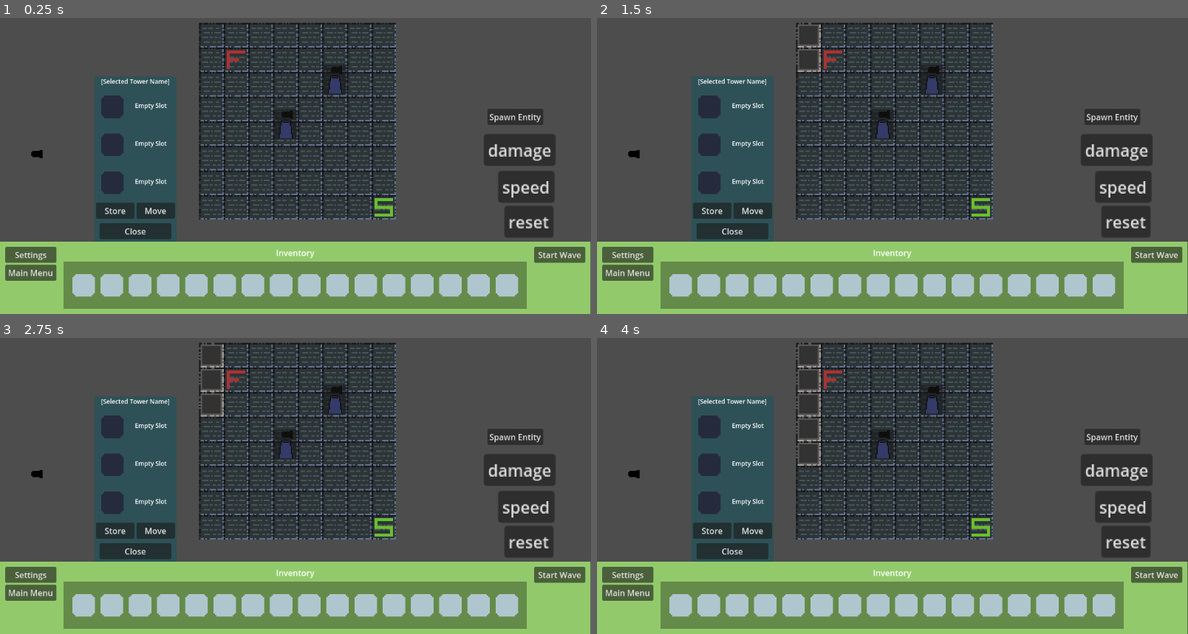
Above: before the commit, frames 1-4 (two rows, left to right).
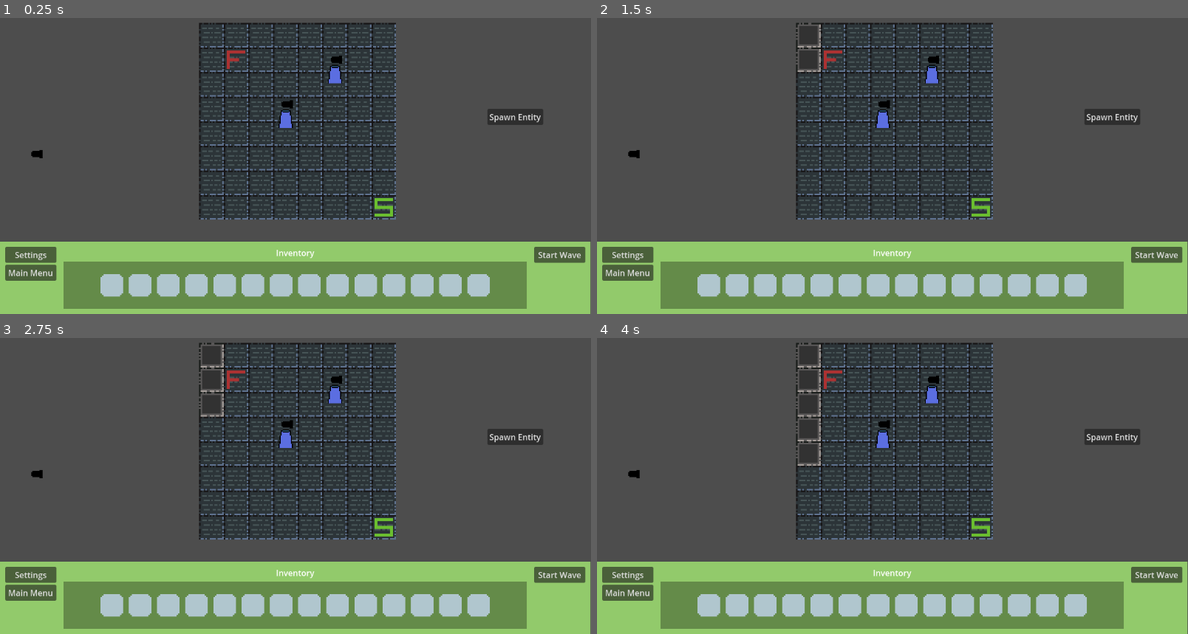
Above: after the commit, the same moments.

Repository: Shmupo/BrackeysGJ-TdGame
Game: Godot game, scene res://Scenes/TestScene.tscn
Two runs of this game, one before a commit and one after it. Both use one fixed random seed, a clock stepped at 60 frames per second and the inputs below.
Inputs (mouse positions are in pixels of both pictures, inside the frame that each line leads up to):
- Up to frame 1 (0.25 s): no input
- Up to frame 2 (1.5 s): click (809, 35) at 0.52 s; click (809, 59) at 1.27 s
- Up to frame 3 (2.75 s): click (212, 403) at 2.02 s
- Up to frame 4 (4 s): click (809, 429) at 2.77 s; click (809, 453) at 3.52 s

The runs differ from the first frame. In frame 1, 12% of the frame differs, in the area x 12-94%, y 12-95%; in frame 2, 12%; in frame 3, 12%; in frame 4, 12%.

Commit message:
Add ability to move tower

Diff:
--- a/Scenes/Components/ModsInventoryMenu.tscn
+++ b/Scenes/Components/ModsInventoryMenu.tscn
@@ -206,26 +206,6 @@
 [node name="ModSlotCenter" type="Node2D" parent="MarginContainer/ModsInventoryMenu/MidVBoxContainer/MarginContainer/ModsGridContainer/ModSlot14"]
 position = Vector2(25, 25)
 
-[node name="ModSlot15" type="TextureRect" parent="MarginContainer/ModsInventoryMenu/MidVBoxContainer/MarginContainer/ModsGridContainer"]
-custom_minimum_size = Vector2(50, 50)
-layout_mode = 2
-texture = ExtResource("2_1gw81")
-stretch_mode = 5
-script = ExtResource("3_3tsw1")
-
-[node name="ModSlotCenter" type="Node2D" parent="MarginContainer/ModsInventoryMenu/MidVBoxContainer/MarginContainer/ModsGridContainer/ModSlot15"]
-position = Vector2(25, 25)
-
-[node name="ModSlot16" type="TextureRect" parent="MarginContainer/ModsInventoryMenu/MidVBoxContainer/MarginContainer/ModsGridContainer"]
-custom_minimum_size = Vector2(50, 50)
-layout_mode = 2
-texture = ExtResource("2_1gw81")
-stretch_mode = 5
-script = ExtResource("3_3tsw1")
-
-[node name="ModSlotCenter" type="Node2D" parent="MarginContainer/ModsInventoryMenu/MidVBoxContainer/MarginContainer/ModsGridContainer/ModSlot16"]
-position = Vector2(25, 25)
-
 [node name="RightVBoxContainer" type="VBoxContainer" parent="MarginContainer/ModsInventoryMenu"]
 custom_minimum_size = Vector2(100, 0)
 layout_mode = 2
--- a/Scenes/Components/Tower/TestTower1.tscn
+++ b/Scenes/Components/Tower/TestTower1.tscn
@@ -7,27 +7,47 @@
 [ext_resource type="Script" path="res://Scripts/Tower/ShootingComponent.gd" id="5_4dxmy"]
 [ext_resource type="Script" path="res://Scripts/Tower/ModsComponent.gd" id="6_xh02y"]
 [ext_resource type="Script" path="res://Scripts/Tower/TowerMenuButton.gd" id="7_lcyod"]
+[ext_resource type="Script" path="res://Scripts/Tower/TowerDragComponent.gd" id="8_644ur"]
 
 [sub_resource type="CircleShape2D" id="CircleShape2D_s7i8f"]
 radius = 50.0
+
+[sub_resource type="StyleBoxEmpty" id="StyleBoxEmpty_7c56d"]
+
+[sub_resource type="StyleBoxEmpty" id="StyleBoxEmpty_6dc36"]
+
+[sub_resource type="StyleBoxEmpty" id="StyleBoxEmpty_rvaav"]
+
+[sub_resource type="StyleBoxEmpty" id="StyleBoxEmpty_7usg3"]
+
+[sub_resource type="StyleBoxEmpty" id="StyleBoxEmpty_6v8e0"]
+
+[sub_resource type="StyleBoxEmpty" id="StyleBoxEmpty_djygg"]
 
 [node name="TestTower1" type="Node2D"]
 script = ExtResource("1_w7taf")
 
 [node name="TowerBodySprite2D" type="Sprite2D" parent="."]
+position = Vector2(0, -10)
 texture = ExtResource("1_udgcx")
 
 [node name="TowerTurretSprite2D" type="Sprite2D" parent="."]
-position = Vector2(0, -8)
+position = Vector2(0, -18)
 texture = ExtResource("2_p2wjh")
+
+[node name="TowerDragComponent" type="Node2D" parent="."]
+position = Vector2(0, -10)
+script = ExtResource("8_644ur")
 
 [node name="TargetingComponent" type="Node" parent="."]
 script = ExtResource("3_8ihh2")
 
 [node name="ShootingComponent" type="Node2D" parent="."]
+position = Vector2(0, -10)
 script = ExtResource("5_4dxmy")
 
 [node name="TargetingArea2D" type="Area2D" parent="."]
+position = Vector2(0, -10)
 collision_layer = 0
 monitorable = false
 
@@ -40,9 +60,15 @@
 script = ExtResource("6_xh02y")
 
 [node name="TowerMenuButton" type="Button" parent="."]
-offset_left = -11.0
-offset_top = -13.0
-offset_right = 33.0
-offset_bottom = 45.0
+offset_left = -14.0
+offset_top = -27.0
+offset_right = 42.0
+offset_bottom = 47.0
 scale = Vector2(0.5, 0.5)
+theme_override_styles/focus = SubResource("StyleBoxEmpty_7c56d")
+theme_override_styles/hover_pressed_mirrored = SubResource("StyleBoxEmpty_6dc36")
+theme_override_styles/hover_pressed = SubResource("StyleBoxEmpty_rvaav")
+theme_override_styles/hover = SubResource("StyleBoxEmpty_7usg3")
+theme_override_styles/pressed = SubResource("StyleBoxEmpty_6v8e0")
+theme_override_styles/normal = SubResource("StyleBoxEmpty_djygg")
 script = ExtResource("7_lcyod")
--- a/Scenes/TestScene.tscn
+++ b/Scenes/TestScene.tscn
@@ -1,7 +1,8 @@
-[gd_scene load_steps=10 format=4 uid="uid://u0da0rqffi33"]
+[gd_scene load_steps=11 format=4 uid="uid://u0da0rqffi33"]
 
 [ext_resource type="PackedScene" uid="uid://7xucjjga5p5t" path="res://Scenes/Components/UserInteractableTileMap.tscn" id="1_oi0qw"]
 [ext_resource type="Texture2D" uid="uid://8jl5xsmjy2y1" path="res://Assets/TilemapPrototype1Sheet.png" id="2_e1nrq"]
+[ext_resource type="Script" path="res://Scripts/TileMap/BackgroundLayer.gd" id="2_ou5mf"]
 [ext_resource type="Script" path="res://Scripts/Entity/EntityManager.gd" id="3_hw5di"]
 [ext_resource type="PackedScene" uid="uid://dhauw1e87j6c7" path="res://Scenes/Components/Tower/TestTower1.tscn" id="4_iym6a"]
 [ext_resource type="PackedScene" uid="uid://s08lq8bnqkx0" path="res://Scenes/Components/Tower/TowerMenu.tscn" id="4_koogo"]
@@ -31,6 +32,7 @@
 scale = Vector2(3, 3)
 tile_map_data = PackedByteArray("AAAAAP//AAACAAAAAAD/////AAACAAAAAAD//wAAAAACAAAAAAAAAAAAAAACAAAAAAABAAAAAAACAAAAAAABAP …(944 unchanged characters)…
 tile_set = SubResource("TileSet_bmptf")
+script = ExtResource("2_ou5mf")
 
 [node name="UserInteractableTileMapLayer" parent="." instance=ExtResource("1_oi0qw")]
 position = Vector2(580, 272)
@@ -52,28 +54,8 @@
 position = Vector2(557, 275)
 scale = Vector2(2, 2)
 
-[node name="ResetUpgradesButton" type="Button" parent="TestTower1"]
-offset_left = 213.0
-offset_top = 81.0
-offset_right = 261.0
-offset_bottom = 112.0
-text = "reset"
-
-[node name="AddSpeed" type="Button" parent="TestTower1"]
-offset_left = 206.5
-offset_top = 46.5
-offset_right = 261.5
-offset_bottom = 77.5
-text = "speed"
-
-[node name="AddDamage" type="Button" parent="TestTower1"]
-offset_left = 192.5
-offset_top = 11.0
-offset_right = 262.5
-offset_bottom = 42.0
-text = "damage"
-
 [node name="TowerMenu" parent="." instance=ExtResource("4_koogo")]
+visible = false
 position = Vector2(265, 309)
 scale = Vector2(0.999999, 0.999999)
 
@@ -85,7 +67,3 @@
 [node name="TestTower2" parent="." instance=ExtResource("4_iym6a")]
 position = Vector2(653, 188)
 scale = Vector2(2, 2)
-
-[connection signal="pressed" from="TestTower1/ResetUpgradesButton" to="TestTower1" method="_on_reset_upgrades_button_pressed"]
-[connection signal="pressed" from="TestTower1/AddSpeed" to="TestTower1" method="_on_add_speed_pressed"]
-[connection signal="pressed" from="TestTower1/AddDamage" to="TestTower1" method="_on_add_damage_pressed"]
--- a/Scripts/ModItem/DragComponent.gd
+++ b/Scripts/ModItem/DragComponent.gd
@@ -36,6 +36,7 @@
 		if modItem.global_position.distance_to(slot.global_position) < snapDistance:
 			slot.placeModItemInSlot(modItem)
 			modSlot = slot
+			break
 
 
 func _process(delta: float) -> void:
--- a/Scripts/ModMenus/TowerMenu.gd
+++ b/Scripts/ModMenus/TowerMenu.gd
@@ -37,6 +37,7 @@
 func _ready() -> void:
 	add_to_group("TowerMenu")
 
+	moveButton.button_up.connect(onMovePressed)
 	closeButton.button_up.connect(closeMenu)
 
 	for slot: ModSlot in modSlots:
@@ -101,7 +102,9 @@
 
 # allows user to move the tower
 func onMovePressed() -> void:
-	pass
+	if tower != null:
+		tower.towerDragComponent.setDrag()
+		closeMenu()
 
 # allows user to store the tower?
 func onStorePressed() -> void:
--- /dev/null
+++ b/Scripts/TileMap/BackgroundLayer.gd
@@ -0,0 +1,4 @@
+extends Node
+
+func _ready() -> void:
+		add_to_group("BackgroundLayer")
--- a/Scripts/TileMap/TilePlacementComponent.gd
+++ b/Scripts/TileMap/TilePlacementComponent.gd
@@ -29,7 +29,9 @@
 
 	inputComponent.userClickTile.connect(onTileButtonClicked)
 
+	add_to_group("TilePlacementComponent")
 
+# NOT USED
 #func _input(event: InputEvent) -> void:
 	## "event is InputEventMouseButton" prevents counting a single physical click as two and causing bugs
 	#if Input.is_action_just_released("LeftMouseClick") and event is InputEventMouseButton:
@@ -50,6 +52,7 @@
 		##else:
 			##print("Clicked on an invalid coord - no changes made...")
 
+
 # uses the buttons generated by InputComponent to handle user input
 func onTileButtonClicked(coord: Vector2i) -> void:
 	if coord not in invalidCoords:
@@ -59,6 +62,7 @@
 			removePath(coord)
 	else:
 		print("Clicked on an invalid coord - no changes made...")
+
 
 # places a path tile at the grid coordinate
 func placePathOnMap(coord: Vector2i) -> void:
--- a/Scripts/TileMap/UserInteractableTileMapLayer.gd
+++ b/Scripts/TileMap/UserInteractableTileMapLayer.gd
@@ -36,6 +36,9 @@
 	inputComponent.setup(gridSizeX, gridSizeY)
 	pathingComponent.setup(startTile, endTile)
 
+	add_to_group("UserInteractableTileMapLayer")
+
+
 func setStartAndEndTiles() -> void:
 	var tileSource: int = 1
 	var startTileAtlas: Vector2i = Vector2i(0, 0)
--- a/Scripts/Tower/Tower.gd
+++ b/Scripts/Tower/Tower.gd
@@ -12,6 +12,7 @@
 @onready var targetingComponent: TargetingComponent = $TargetingComponent
 @onready var shootingComponent: ShootingComponent = $ShootingComponent
 @onready var modsComponent: ModsComponent = $ModsComponent
+@onready var towerDragComponent: TowerDragComponent = $TowerDragComponent
 
 # if this timer is counting, do not fire
 @onready var fireTimer: Timer = $FireTimer
--- /dev/null
+++ b/Scripts/Tower/TowerDragComponent.gd
@@ -0,0 +1,58 @@
+class_name TowerDragComponent
+extends Node2D
+
+@onready var tower: Tower = $".."
+@onready var dragButton: Button = $"../TowerMenuButton"
+
+var userInteractableTileMapLayer: UserInteractableTilemapLayer
+var tilePlacementComponent: TilePlacementComponent
+
+var dragging: bool = false
+
+# this is a modified version of the DragComponent script, which is used for modItems
+# NOTE: The tower will snap to the grid coordinates according to the tilemap of the background layer
+
+func _ready() -> void:
+	dragButton.button_up.connect(onReleaseFromDrag)
+
+	userInteractableTileMapLayer = get_tree().get_first_node_in_group("UserInteractableTileMapLayer")
+	tilePlacementComponent = get_tree().get_first_node_in_group("TilePlacementComponent")
+
+
+func setDrag() -> void:
+	dragging = true
+	var globalMousePos: Vector2 = get_global_mouse_position()
+	var mouseCoord: Vector2 = getMouseTileGlobalPosition()
+	var tilePosition: Vector2 = getMouseTileGlobalPosition()
+	if tilePosition != Vector2(-999, -999):
+		tower.global_position = mouseCoord
+
+	dragButton.disableTowerMenu()
+
+
+# returns the global position of the mouse
+# returns Vector2(-999, -999) if the mouse is not in a valid tile
+func getMouseTileGlobalPosition() -> Vector2:
+	var globalMousePos: Vector2 = get_global_mouse_position()
+	var tileCoord: Vector2i = userInteractableTileMapLayer.local_to_map(userInteractableTileMapLayer.to_local(globalMousePos))
+	return userInteractableTileMapLayer.to_global(userInteractableTileMapLayer.map_to_local(tileCoord))
+
+
+# try to snap to a modSlot if close enough
+func onReleaseFromDrag() -> void:
+	if dragging:
+		dragging = false
+		dragButton.enableTowerMenu()
+
+
+# returns true if the grid coordinate is a path tile or an invalid tile
+func isCoordPathOrInvalid(coord: Vector2i) -> bool:
+	return userInteractableTileMapLayer.get_cell_tile_data(coord) == null or coord in tilePlacementComponent.invalidCoords
+
+
+func _process(delta: float) -> void:
+	if dragging:
+		var mouseCoord: Vector2 = getMouseTileGlobalPosition()
+		var tilePosition: Vector2 = getMouseTileGlobalPosition()
+		if tilePosition != Vector2(-999, -999):
+			tower.global_position = mouseCoord
--- a/Scripts/Tower/TowerMenuButton.gd
+++ b/Scripts/Tower/TowerMenuButton.gd
@@ -18,3 +18,9 @@
 	else:
 		towerMenu.closeMenu() # clears the menu just in case another was selected
 		towerMenu.openMenu(tower)
+
+func disableTowerMenu() -> void:
+	button_up.disconnect(onPressed)
+
+func enableTowerMenu() -> void:
+	button_up.connect(onPressed)
Not shown: 1 places in Scenes/Components/Tower/TestTower1.tscn that only renumber resources
